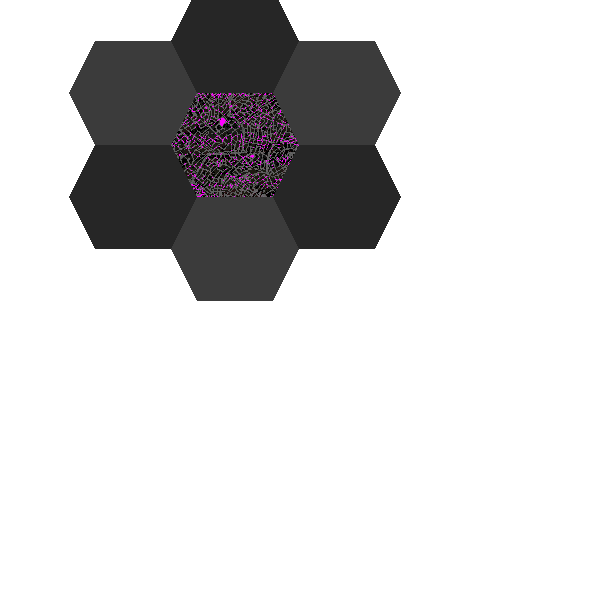
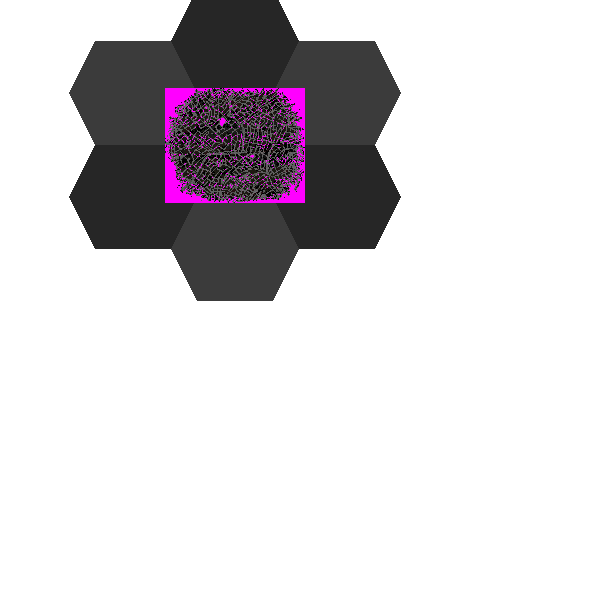
Layers edited between the first and the second 600x600 image:
hid "centre" over [171, 93, 299, 197]
renamed "ghr" to "fg #1", showed it, painted on it over [165, 88, 305, 203]
